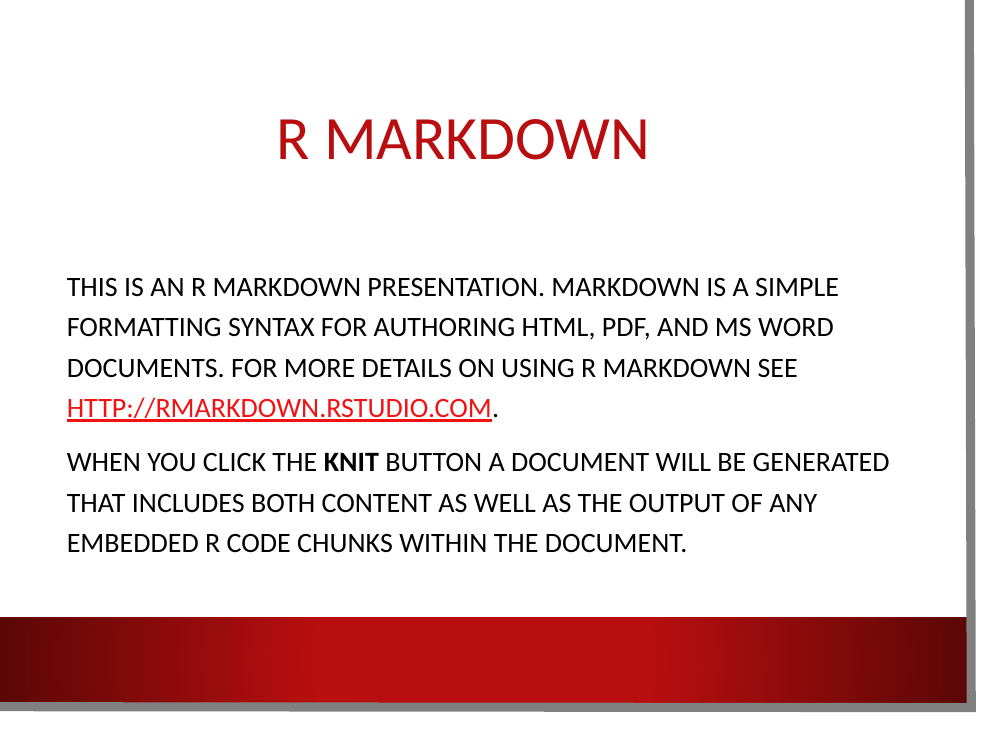
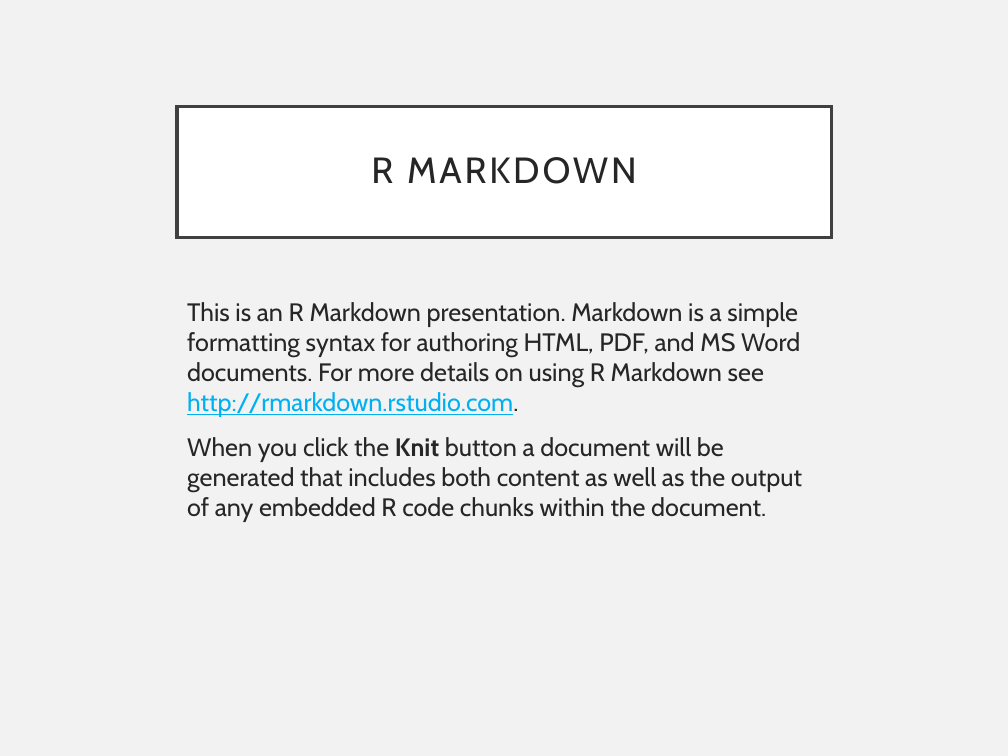
Before and after one commit to grousell/Intro-Rmarkdown, a slide deck: slide 2 of PowerPoint_Template.pptx. Drawn at 1008x756 pixels with LibreOffice and Linux fonts; fonts in the diff are those of the drawing; background and template pictures are left out. Boxes give left, top, right and bottom in pixels: in the first picture for what was removed or moved away, otherwise in the second. Text is boxed around its words. In the diff, an @@ line names an element or a change of style, - is before the commit and + after.

```diff
--- a/PowerPoint_Template.pptx
+++ b/PowerPoint_Template.pptx
@@ background picture (left out) to #F2F2F2 @@
@@ rectangle removed at box(0, 0, 991, 733) @@
@@ freeform shape removed at box(0, 0, 972, 708) @@
@@ title "R MARKDOWN": place and size @@
-title "R MARKDOWN" at box(277, 119, 650, 160)
+title "R MARKDOWN" at box(177, 106, 832, 237)
@@ title "R MARKDOWN" at box(177, 106, 832, 237): size 44 to 26 pt, font Calibri to Cabin, text colour #B80E0F to #262626, letter spacing 0 to 2 pt; alignment left to centre; fill none to #FFFFFF; outline none to #404040 2.5 pt @@
@@ text "This is an R Markdown ..." at box(187, 302, 802, 522): vertical alignment middle to top @@
@@ text at box(187, 302, 802, 522): text changed; size 20 to 18 pt; font Calibri to Cabin; text colour #000000 to #262626 @@
-THIS IS AN R MARKDOWN PRESENTATION. MARKDOWN IS A SIMPLE FORMATTING SYNTAX FOR AUTHORING HTML, PDF, AND MS WORD DOCUMENTS. FOR MORE DETAILS ON USING R MARKDOWN SEE HTTP://RMARKDOWN.RSTUDIO.COM.
-WHEN YOU CLICK THE KNIT BUTTON A DOCUMENT WILL BE GENERATED THAT INCLUDES BOTH CONTENT AS WELL AS THE OUTPUT OF ANY EMBEDDED R CODE CHUNKS WITHIN THE DOCUMENT.
+This is an R Markdown presentation. Markdown is a simple formatting syntax for authoring HTML, PDF, and MS Word documents. For more details on using R Markdown see http://rmarkdown.rstudio.com.
+When you click the Knit button a document will be generated that includes both content as well as the output of any embedded R code chunks within the document.
@@ rectangle removed at box(0, 617, 968, 703) @@
```
Also in this commit, not shown: 5 other slides changed, 5 other files.
